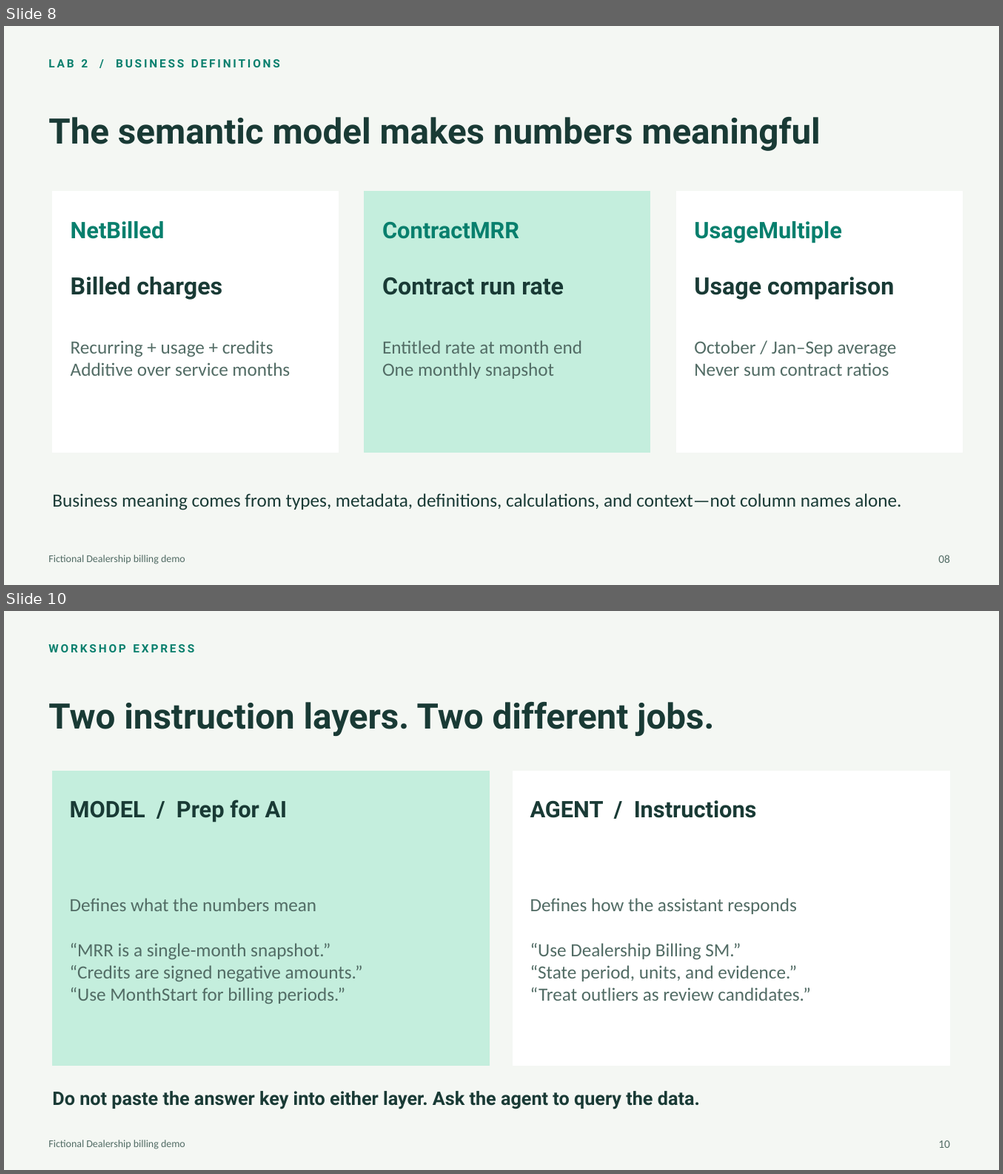
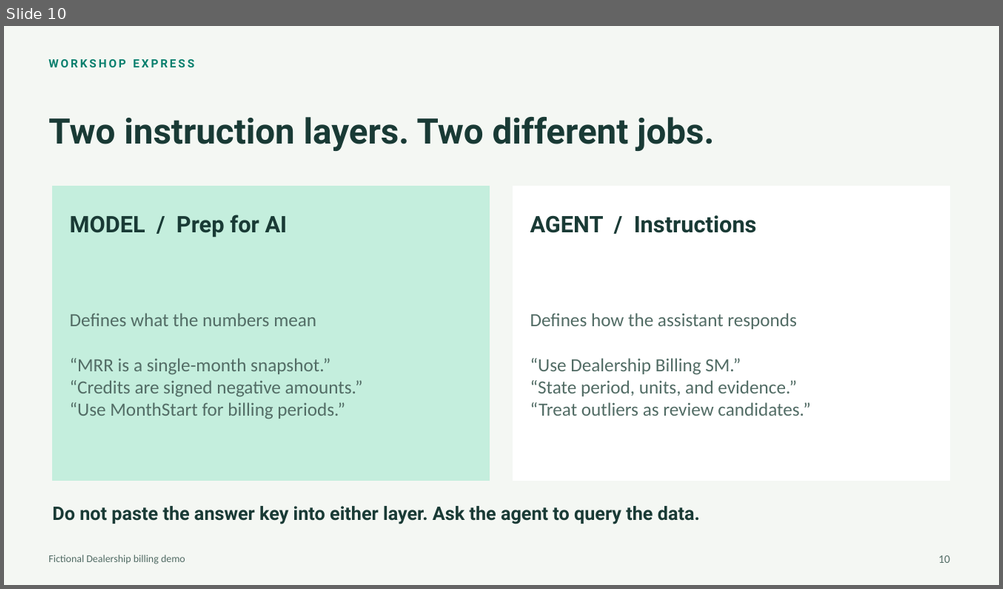
Before and after one commit to krepko7/FabricDataAgents1, a slide deck: workshop-express/Workshop-Express.pptx. Shown one above the other, each under a label of ours: slides 8 and 10 before the commit, slide 10 after it; the slides between them are not shown. The pictures are 1003x1174 and 1003x589 pixels, drawn with LibreOffice and Linux fonts; fonts in the diff are those of the drawing. Boxes give left, top, right and bottom in pixels: in the first picture for what was removed or moved away, otherwise in the second. Text is boxed around its words. In the diff, an @@ line names an element or a change of style, - is before the commit and + after.

```diff
--- a/workshop-express/Workshop-Express.pptx
+++ b/workshop-express/Workshop-Express.pptx
@@ slide 8 removed at box(4, 26, 999, 585), background #F4F7F3 @@
@@ text removed at box(48, 59, 280, 67) @@
-LAB 2 / BUSINESS DEFINITIONS
@@ text removed at box(48, 117, 819, 151) @@
-The semantic model makes numbers meaningful
@@ rectangle removed at box(53, 192, 338, 453) @@
@@ rectangle removed at box(364, 192, 650, 453) @@
@@ rectangle removed at box(676, 192, 962, 453) @@
@@ text removed at box(71, 221, 165, 239) @@
-NetBilled
@@ text removed at box(382, 222, 519, 239) @@
-ContractMRR
@@ text removed at box(694, 221, 842, 244) @@
-UsageMultiple
@@ text removed at box(71, 277, 222, 300) @@
-Billed charges
@@ text removed at box(382, 278, 563, 295) @@
-Contract run rate
@@ text removed at box(694, 277, 893, 300) @@
-Usage comparison
@@ text removed at box(71, 340, 290, 376) @@
-Recurring + usage + credits
-Additive over service months
@@ text removed at box(382, 340, 582, 379) @@
-Entitled rate at month end
-One monthly snapshot
@@ text removed at box(694, 340, 896, 376) @@
-October / Jan–Sep average
-Never sum contract ratios
@@ text removed at box(52, 494, 901, 511) @@
-Business meaning comes from types, metadata, definitions, calculations, and context—not column names alone.
@@ text removed at box(48, 555, 185, 565) @@
-Fictional Dealership billing demo
@@ text removed at box(938, 555, 950, 563) @@
-08
```
Also in this commit, not shown: 8 slides changed, 1 slide added, 7 other files.
